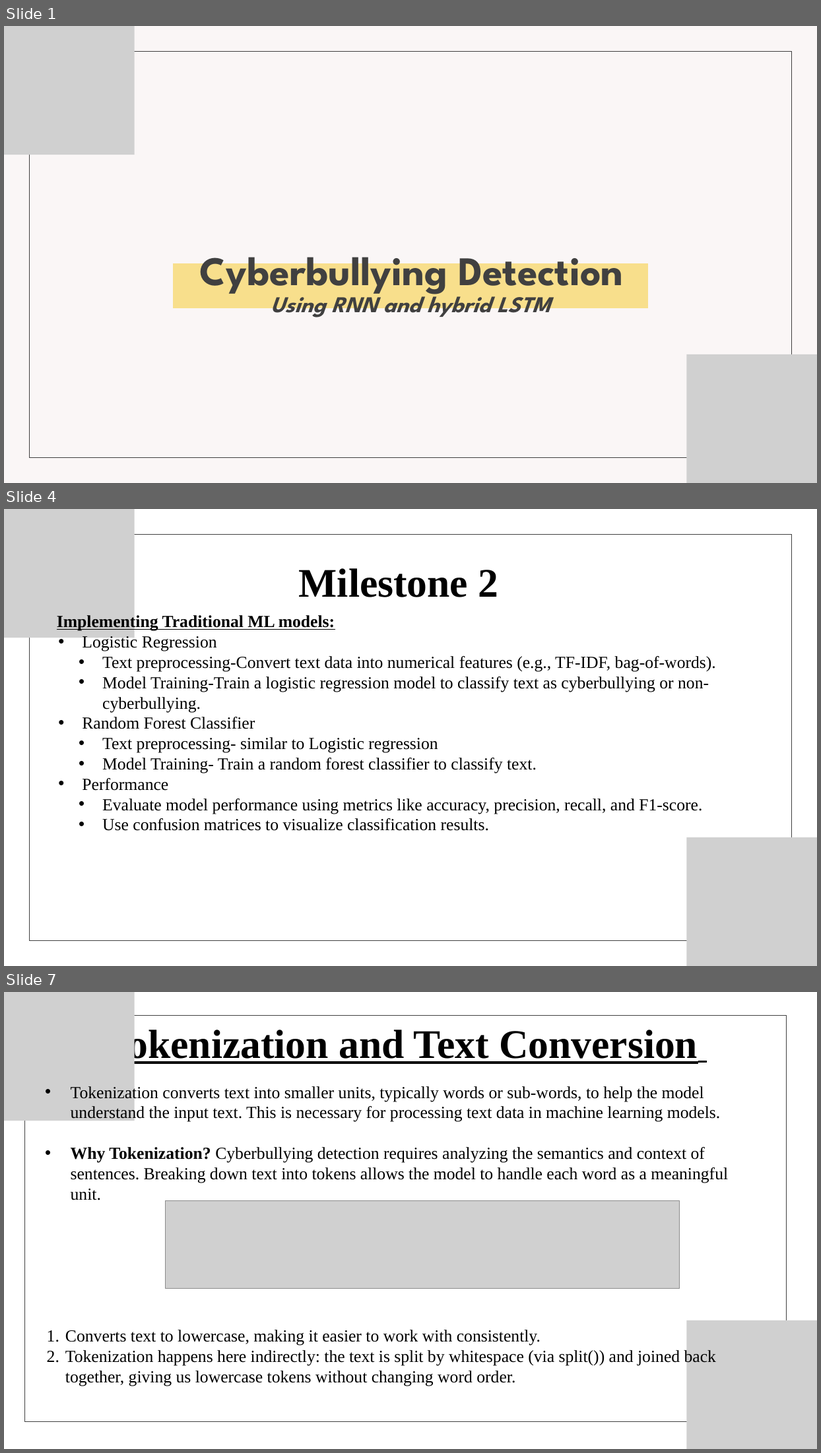
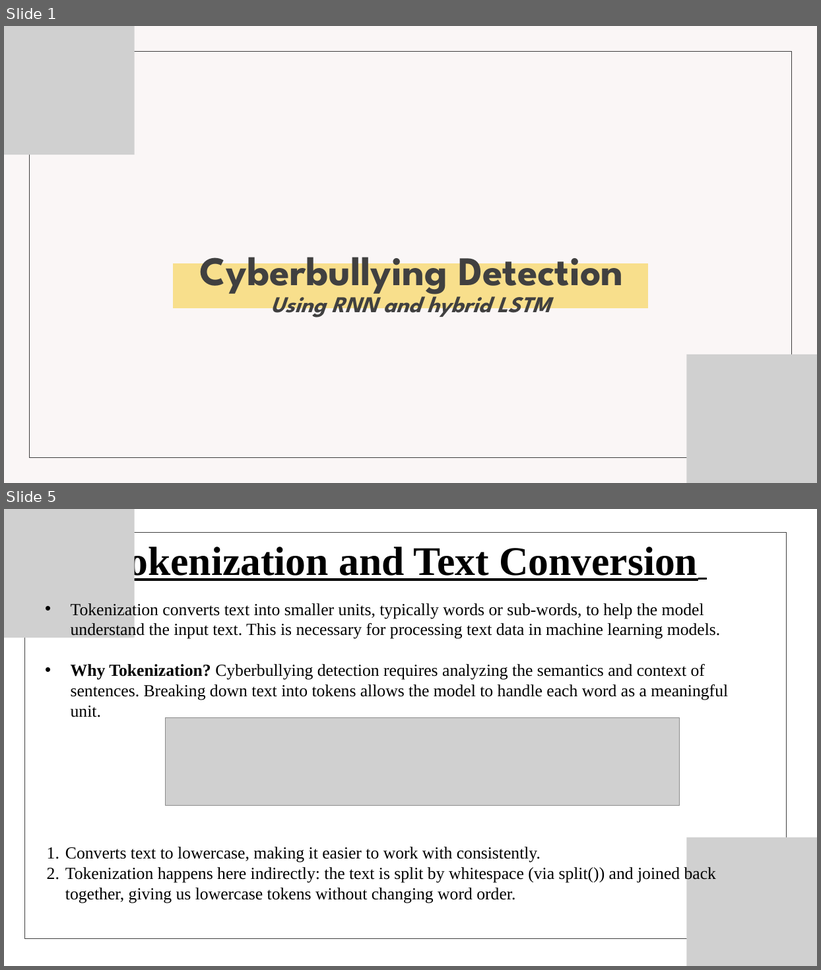
Before and after one commit to krishsai08/cyberbyllying-classification, a slide deck: RNN_LSTM_models/Documentation & ppt/PRESENTATION.pptx. Shown one above the other, each under a label of ours: slides 1, 4 and 7 before the commit, slides 1 and 5 after it; the slides between them are not shown. The pictures are 821x1453 and 821x970 pixels, drawn with LibreOffice and Linux fonts; fonts in the diff are those of the drawing; grey boxes stand for pictures. Boxes give left, top, right and bottom in pixels: in the first picture for what was removed or moved away, otherwise in the second. Text is boxed around its words. In the diff, an @@ line names an element or a change of style, - is before the commit and + after.

```diff
--- a/RNN_LSTM_models/Documentation & ppt/PRESENTATION.pptx
+++ b/RNN_LSTM_models/Documentation & ppt/PRESENTATION.pptx
@@ slide 4 removed at [4,509,817,966], background #FFFFFF @@
@@ picture removed at [4,509,135,638] @@
@@ freeform shape removed at [30,534,791,941] @@
@@ text removed at [299,568,499,597] @@
-Milestone 2
@@ text removed at [57,614,716,831] @@
-Implementing Traditional ML models:
-• Logistic Regression
-  • Text preprocessing-Convert text data into numerical features (e.g., TF-IDF, bag-of-words).
-  • Model Training-Train a logistic regression model to classify text as cyberbullying or non-cyberbullying.
-• Random Forest Classifier
-  • Text preprocessing- similar to Logistic regression
-  • Model Training- Train a random forest classifier to classify text.
-• Performance
-  • Evaluate model performance using metrics like accuracy, precision, recall, and F1-score.
-  • Use confusion matrices to visualize classification results.
@@ picture removed at [686,838,817,966] @@
@@ what was slide 7 is now slide 5 @@
```
Also in this commit, not shown: 10 slides changed, 4 slides added, 11 other slides removed.
